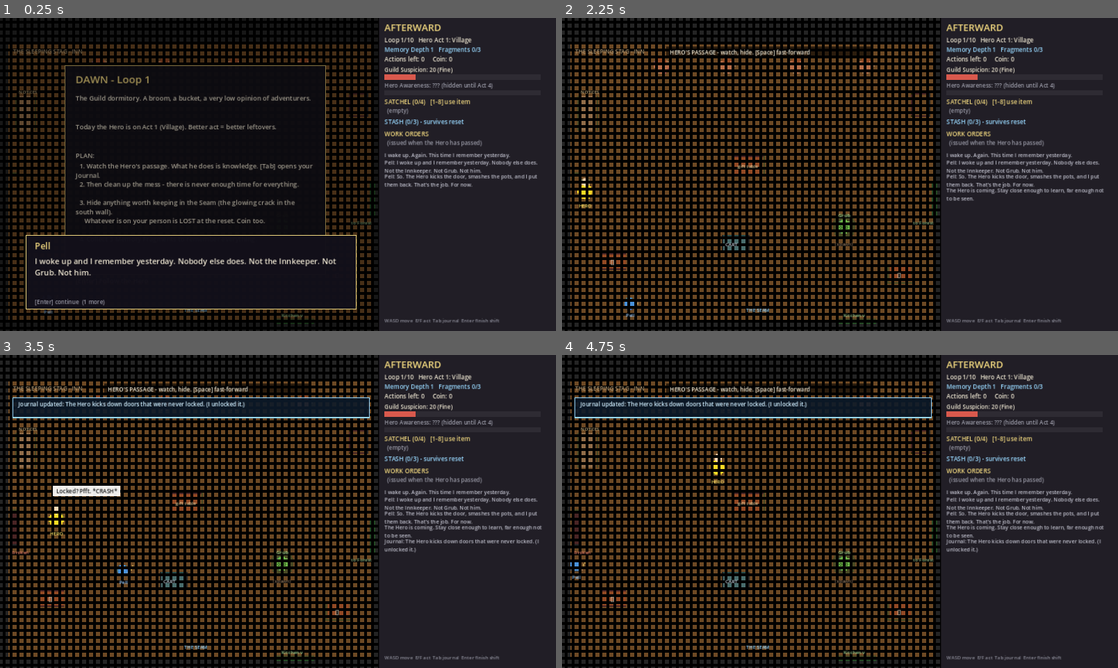
Above: before the commit, frames 1-4 (two rows, left to right).
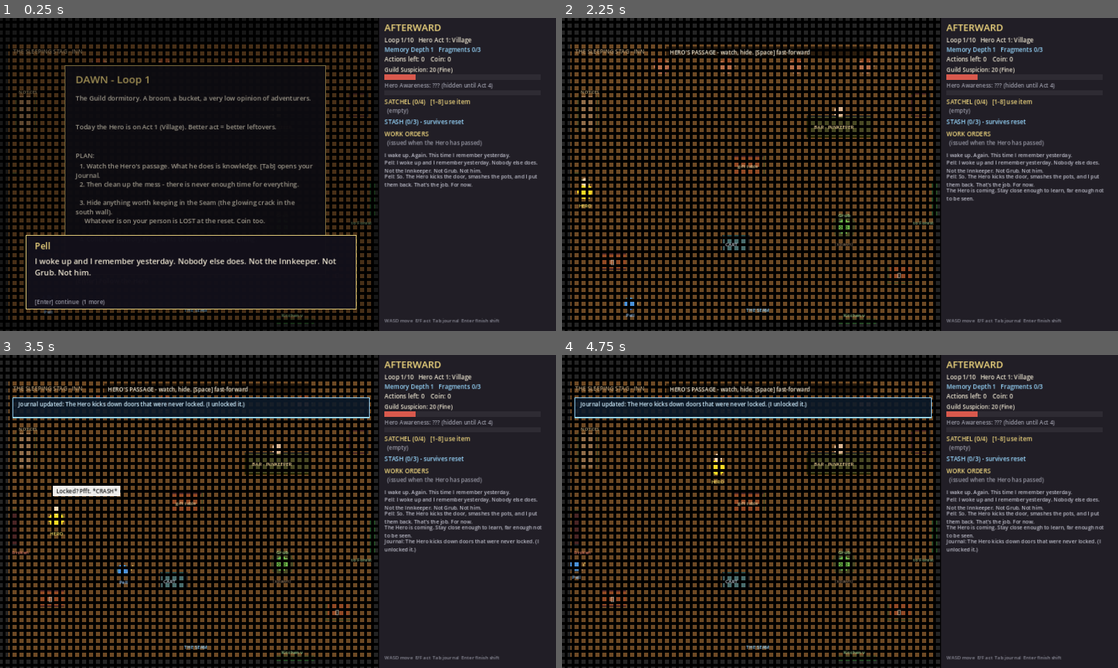
Above: after the commit, the same moments.

Repository: LerkaHalerka/NPC-game
Game: Godot game, scene res://main.tscn
Same seed, same stepped clock (60 frames per second), same inputs: the game is played once before the commit and once after it.
Inputs:
- Up to frame 1 (0.25 s): no input
- Up to frame 2 (2.25 s): tap Enter at 0.5, 0.6, 2 s; hold D 0.53-1.28 s; tap Space at 0.77, 1.25, 1.52 s; tap 1 at 0.8, 1.35 s; hold S 1.28-2.03 s; tap 3 at 1.55, 2.1 s; hold D from 2.03 s (still down)
- Up to frame 3 (3.5 s): tap B at 2.3, 2.85 s; release D at 2.78 s; hold W from 2.78 s (still down); tap Space at 3.02 s; tap E at 3.05 s
- Up to frame 4 (4.75 s): release W at 3.53 s; hold A from 3.53 s (still down); tap E at 3.6 s; tap Space at 3.77, 4.52 s; tap Enter at 3.8, 4.35 s; tap Escape at 4.15 s; tap 1 at 4.55 s

The runs differ from the first frame. In frame 1, less than 0.1% of the frame differs, in the area x 77-82%, y 12-14%; in frame 2, 0.4%, in the area x 44-82%, y 12-39%; in frame 3, 0.4%; in frame 4, 0.4%.

Commit message:
Add coin carry-over at Depth 2, itemised payslip, and Innkeeper shop
Co-Authored-By: Claude Sonnet 5.5 <noreply@anthropic.com>
Claude-Session: https://claude.ai/code/session_013qnoERB8C8baLYTdigbmcm

Diff:
--- a/scripts/main.gd
+++ b/scripts/main.gd
@@ -45,7 +45,10 @@
 var objs: Dictionary = {}
 var floor_items: Array = []
 var satchel: Array = []
-var coin: int = 0
+var coin: int = 0            # earned this loop
+var carried_coin: int = 0    # kept from last loop (Memory Depth 2+), expires at the next reset
+var shop_greeted: bool = false
+var payslips: int = 0
 var actions: int = 0
 var orders: Dictionary = {}
 var pell: Vector2 = Vector2.ZERO
@@ -179,6 +182,7 @@
 	orders = {}
 	satchel = []
 	coin = 0
+	shop_greeted = false
 	bribed = false
 	learned_this_loop = []
 	in_cart = false
@@ -201,6 +205,7 @@
 	add_obj("table", "table", Vector2(430, 340), "empty")
 	add_obj("seam", "seam", Vector2(450, 684), "ok")
 	add_obj("cart", "cart", Vector2(400, 520), "ok")
+	add_obj("innkeeper", "innkeeper", Vector2(640, 250), "ok", "inn", Vector2(150, 48))
 	# Kitchen
 	add_obj("kpot0", "pot", Vector2(200, 130), "full", "kitchen")
 	add_obj("kpot1", "pot", Vector2(330, 130), "full", "kitchen")
@@ -210,6 +215,29 @@
 	add_obj("counter", "counter", Vector2(520, 220), "ok", "kitchen", Vector2(280, 36))
 	add_obj("stove", "stove", Vector2(790, 130), "ok", "kitchen", Vector2(90, 70))
 	add_obj("ktable", "ktable", Vector2(480, 440), "ok", "kitchen", Vector2(170, 90))
+
+
+func total_coin() -> int:
+	return coin + carried_coin
+
+
+func spend_coin(n: int) -> bool:
+	if total_coin() < n:
+		return false
+	var from_old: int = mini(carried_coin, n)  # old coin goes first - it expires sooner
+	carried_coin -= from_old
+	coin -= n - from_old
+	return true
+
+
+func shop_stock() -> Array:
+	## Prices follow the Hero's act. Your wage doesn't.
+	var m: float = 1.0 + 0.25 * (tier() - 1)
+	return [
+		{"id": "tea", "name": "Strong Tea (+2 actions)", "price": int(round(8.0 * m))},
+		{"id": "bread", "name": "Fresh Bread (gift for the Hero)", "price": int(round(5.0 * m))},
+		{"id": "fake", "name": "Convincing Fake (swap for loot)", "price": int(round(7.0 * m))},
+	]
 
 
 func stash_power() -> int:
@@ -418,9 +446,25 @@
 	if gaps > 0:
 		delta += 15 * gaps
 		report.append("Bramm frowns at an empty chest.  Suspicion +%d" % (15 * gaps))
-	var wage: int = int(round(dil * 30.0))
-	coin += wage
-	report.append("Wage: %d coin. (Coin is lost on reset - spend it, or it's gone.)" % wage)
+	payslips += 1
+	var gross: int = int(round(dil * 40.0))
+	var adj: int = randi_range(2, 6)
+	var cuts: Array = [["Dormitory rent", 8], ["Broom rental", 4], ["Uniform laundering", 3], ["Misc. adjustment", adj]]
+	var net: int = gross
+	report.append("PAYSLIP   Gross pay: %d coin" % gross)
+	for c in cuts:
+		net -= int(c[1])
+		report.append("   - %s: %d" % [c[0], c[1]])
+	net = maxi(0, net)
+	coin += net
+	report.append("   Net pay: %d coin" % net)
+	if memory_depth() >= 2:
+		report.append("   You remember the contract: 40 coin per full shift. Received: %d%%." % int(100.0 * net / 40.0))
+		if not journal.has("guild_cheat"):
+			add_fact("guild_cheat", "The Guild's payslip: rent, rental, laundering and a 'misc. adjustment' that is never the same twice. I'm paid less than the Hero spends on one potion.")
+			story("Pell", "Rent. Broom rental. Laundering. 'Misc.' ...I do the maths. They take most of it back, every cycle. And I only noticed because I remember.")
+	else:
+		report.append("   (Wages arrive at the end of the shift. Coin does not survive the reset.)")
 	suspicion = clampi(suspicion + delta, 0, 100)
 	if suspicion >= 80:
 		report.append("RAID! Inquisitors search the Seam.")
@@ -438,10 +482,9 @@
 func bribe() -> void:
 	if bribed:
 		return
-	if coin < 20:
+	if not spend_coin(20):
 		say("Not enough coin.")
 		return
-	coin -= 20
 	bribed = true
 	suspicion = maxi(0, suspicion - 15)
 	lean_up("control", 5)
@@ -456,12 +499,17 @@
 	var lost: Array = []
 	for it in satchel:
 		lost.append(it.name)
-	if coin > 0:
+	if memory_depth() >= 2:
+		if carried_coin > 0:
+			lost.append("%d coin that you failed to spend in time" % carried_coin)
+	elif coin > 0:
 		lost.append("%d coin" % coin)
 	if lost.is_empty():
 		dream_lines.append("Nothing on your person to lose.")
 	else:
 		dream_lines.append("Lost in the reset: " + ", ".join(lost))
+	if memory_depth() >= 2 and coin > 0:
+		dream_lines.append("Carried into the next cycle: %d coin (spend it before the next reset or it vanishes)." % coin)
 	if stash.is_empty():
 		dream_lines.append("Your stash is empty. Hint: whatever is in the Seam survives.")
 	else:
@@ -484,6 +532,14 @@
 		phase = Phase.ENDING
 		return
 	var old_tier: int = tier()
+	if memory_depth() >= 2:
+		if carried_coin == 0 and coin > 0 and not journal.has("coin_kept"):
+			add_fact("coin_kept", "With enough memory, a few coins stay in my pocket for one cycle. The Guild's wages were never meant to be kept.")
+			story("Pell", "My pocket still jingles. One cycle's worth. The Guild never told me coins could survive this. Nobody ever tried to keep any.")
+		carried_coin = coin
+	else:
+		carried_coin = 0
+	coin = 0
 	loop_no += 1
 	reset_world()
 	if tier() != old_tier:
@@ -693,6 +749,8 @@
 			return ["Search behind barrel (story, free)", ""] if o.state == "kicked" else ["", ""]
 		"seam":
 			return ["Open the Seam (stash)", ""]
+		"innkeeper":
+			return ["Talk to the Innkeeper / buy things (free)", ""]
 	return ["", ""]
 
 
@@ -807,6 +865,13 @@
 				say("A dusty crack. If only I knew why he keeps kicking this thing...")
 		"seam":
 			menu = "stash"
+		"innkeeper":
+			menu = "shop"
+			if not shop_greeted:
+				shop_greeted = true
+				story("Innkeeper", "Welcome to the Sleeping Stag! First time here, love? Prices are posted. They never change. (They do.)")
+				if memory_depth() >= 2:
+					story("Pell", "I've bought tea from her two hundred times. She has never once remembered my face. Her prices climb with every act of the Hero's quest. My pay doesn't.")
 
 
 func talk_to_grub() -> void:
@@ -862,6 +927,9 @@
 		return
 	if menu == "note":
 		handle_note_key(k)
+		return
+	if menu == "shop":
+		handle_shop_key(k)
 		return
 	var enter: bool = (k == KEY_ENTER or k == KEY_KP_ENTER)
 	match phase:
@@ -922,6 +990,31 @@
 			say("Took %s out of the Seam." % it2.name)
 
 
+func handle_shop_key(k: int) -> void:
+	if k == KEY_ESCAPE or k == KEY_ENTER:
+		menu = ""
+		return
+	if k < KEY_1 or k > KEY_3:
+		return
+	var item: Dictionary = shop_stock()[k - KEY_1]
+	if total_coin() < int(item.price):
+		say("Not enough coin for the %s." % item.name)
+		return
+	match item.id:
+		"tea":
+			spend_coin(int(item.price))
+			actions += 2
+			say("You gulp down the tea. +2 actions.")
+		"bread":
+			if add_to_satchel({"name": "Fresh Bread", "kind": "gift", "power": 2, "guild": false}):
+				spend_coin(int(item.price))
+				say("Bought bread. The Hero can't resist it.")
+		"fake":
+			if add_to_satchel({"name": "Convincing Fake", "kind": "junk", "power": 0, "guild": false}):
+				spend_coin(int(item.price))
+				say("Bought a convincing fake. Now a chest can look untouched.")
+
+
 func handle_note_key(k: int) -> void:
 	if k == KEY_ESCAPE:
 		menu = ""
@@ -1066,6 +1159,8 @@
 		draw_stash()
 	elif menu == "note":
 		draw_note_menu()
+	elif menu == "shop":
+		draw_shop()
 	if show_journal:
 		draw_journal()
 	draw_toast()
@@ -1198,6 +1293,10 @@
 		"seam":
 			d_line(p + Vector2(-60, 0), p + Vector2(60, 0), Color(0.6, 0.85, 1.0), 2.0)
 			txt(p + Vector2(-26, -8), "THE SEAM", 11, Color(0.6, 0.85, 1.0))
+		"innkeeper":
+			box(Rect2(p - o.size / 2.0, o.size), Color(0.35, 0.22, 0.12), Color(0.15, 0.08, 0.04))
+			d_circle(p + Vector2(0, -34), 12.0, Color(0.9, 0.75, 0.6))
+			txt(p + Vector2(-60, 5), "BAR - INNKEEPER", 11, Color(0.95, 0.85, 0.6))
 		"counter", "stove", "ktable":
 			box(Rect2(p - o.size / 2.0, o.size), Color(0.3, 0.3, 0.34), Color(0.12, 0.12, 0.14))
 			txt(p + Vector2(-24, 4), String(o.type).to_upper(), 11, Color(0.75, 0.75, 0.8))
@@ -1227,7 +1326,10 @@
 	y += 22.0
 	txt(Vector2(x, y), "Memory Depth %d   Fragments %d/%d" % [memory_depth(), fragments, FRAGMENTS_NEEDED], 14, Color(0.6, 0.85, 1.0))
 	y += 22.0
-	txt(Vector2(x, y), "Actions left: %d     Coin: %d" % [actions, coin], 14)
+	var coin_txt: String = "Coin: %d" % total_coin()
+	if carried_coin > 0:
+		coin_txt += " (%d carried, expire)" % carried_coin
+	txt(Vector2(x, y), "Actions left: %d    %s" % [actions, coin_txt], 14)
 	y += 24.0
 	txt(Vector2(x, y), "Guild Suspicion: %d (%s)" % [suspicion, suspicion_state()], 13)
 	y += 6.0
@@ -1337,6 +1439,21 @@
 	txt(Vector2(r.position.x + 24, r.end.y - 20), "[Esc] close", 13, Color(0.6, 0.6, 0.65))
 
 
+func draw_shop() -> void:
+	var r: Rect2 = overlay("THE SLEEPING STAG - BAR")
+	var y: float = r.position.y + 90.0
+	txt(Vector2(r.position.x + 24, y), "Your coin: %d%s" % [total_coin(), ("  (%d carried - spend first, they expire)" % carried_coin) if carried_coin > 0 else ""], 15, Color(1, 0.9, 0.4))
+	y += 36.0
+	var stock: Array = shop_stock()
+	for i in stock.size():
+		var col: Color = Color(0.93, 0.9, 0.82) if total_coin() >= int(stock[i].price) else Color(0.5, 0.5, 0.55)
+		txt(Vector2(r.position.x + 24, y), "[%d] %s - %d coin" % [i + 1, stock[i].name, stock[i].price], 16, col)
+		y += 32.0
+	y += 20.0
+	para(Vector2(r.position.x + 24, y), "Prices rise with the Hero's act. Your wage does not.", 550.0, 13, Color(0.75, 0.75, 0.8))
+	txt(Vector2(r.position.x + 24, r.end.y - 20), "[Esc] close", 13, Color(0.6, 0.6, 0.65))
+
+
 func draw_note_menu() -> void:
 	var r: Rect2 = overlay("WRITE A NOTE")
 	var y: float = r.position.y + 90.0
Not shown, changed: README.md
